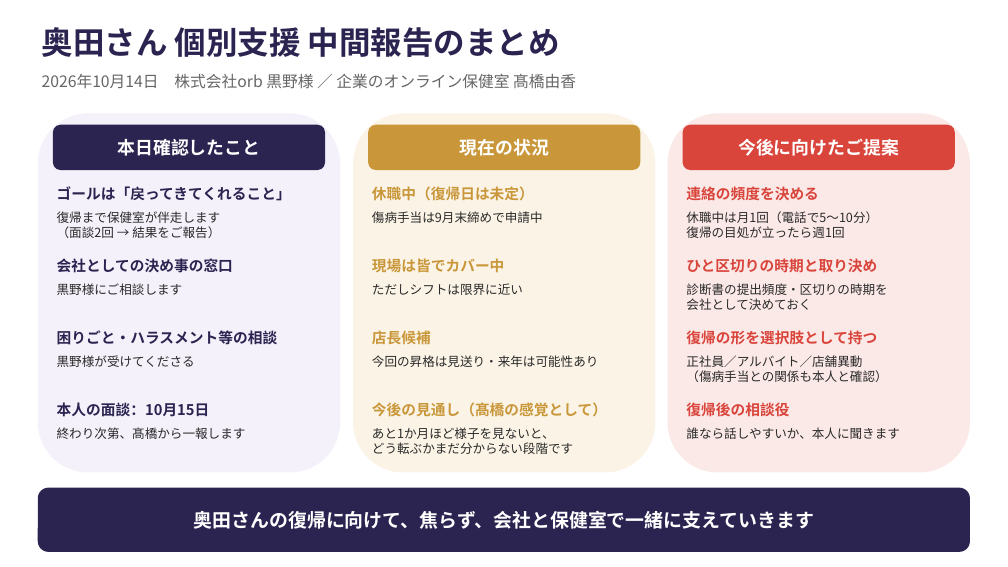
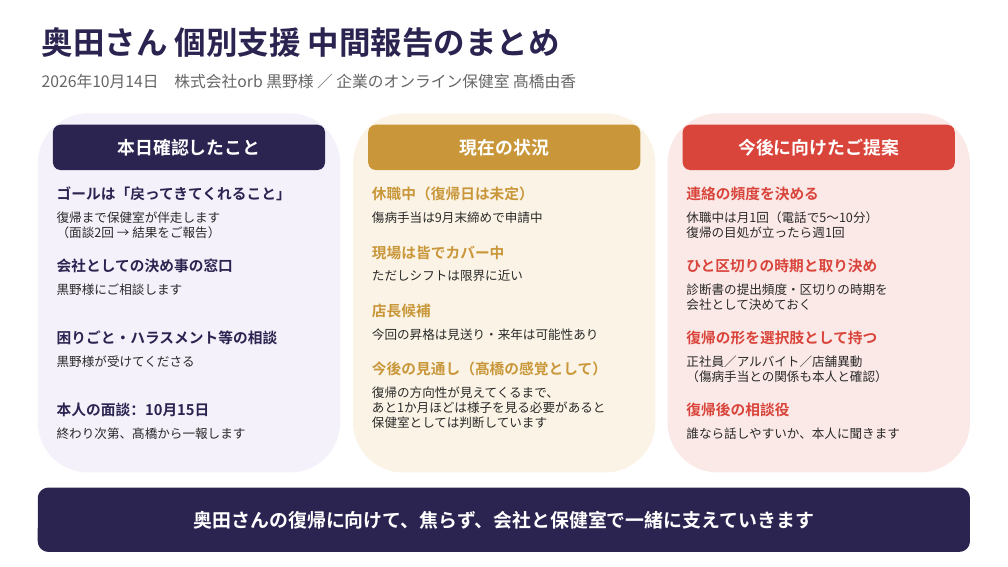
Before and after one commit to y-takahashi-cmd/MyBrain, a slide deck: slide 1 of 20_Projects/企業のオンライン保健室/顧客/株式会社orb/02_報告会記録/20261014_奥田さん中間報告まとめ.pptx. Drawn at 1008x567 pixels with LibreOffice and Linux fonts; fonts in the diff are those of the drawing. Boxes give left, top, right and bottom in pixels: in the first picture for what was removed or moved away, otherwise in the second. Text is boxed around its words. In the diff, an @@ line names an element or a change of style, - is before the commit and + after.

Commit message:
Auto-save 2026-10-14 18:03

```diff
--- a/20_Projects/企業のオンライン保健室/顧客/株式会社orb/02_報告会記録/20261014_奥田さん中間報告まとめ.pptx
+++ b/20_Projects/企業のオンライン保健室/顧客/株式会社orb/02_報告会記録/20261014_奥田さん中間報告まとめ.pptx
@@ text "現場は皆でカバー中": place and size @@
-text "現場は皆でカバー中" at (372,258,505,273)
+text "現場は皆でカバー中" at (372,245,505,260)
@@ text "ただしシフトは限界に近い": place and size @@
-text "ただしシフトは限界に近い" at (372,283,523,295)
+text "ただしシフトは限界に近い" at (372,269,523,281)
@@ text "店長候補": place and size @@
-text "店長候補" at (372,330,431,344)
+text "店長候補" at (372,303,431,317)
@@ text "今回の昇格は見送り・来年は可能性あり": place and size @@
-text "今回の昇格は見送り・来年は可能性あり" at (372,355,599,367)
+text "今回の昇格は見送り・来年は可能性あり" at (372,328,599,340)
@@ text "今後の見通し（髙橋の感覚として）": place and size @@
-text "今後の見通し（髙橋の感覚として）" at (372,402,607,417)
+text "今後の見通し（髙橋の感覚として）" at (372,361,607,376)
@@ text at (372,386,606,428): text changed @@
-あと1か月ほど様子を見ないと、
-どう転ぶかまだ分からない段階です
+復帰の方向性が見えてくるまで、
+あと1か月ほどは様子を見る必要があると
+保健室としては判断しています
```
